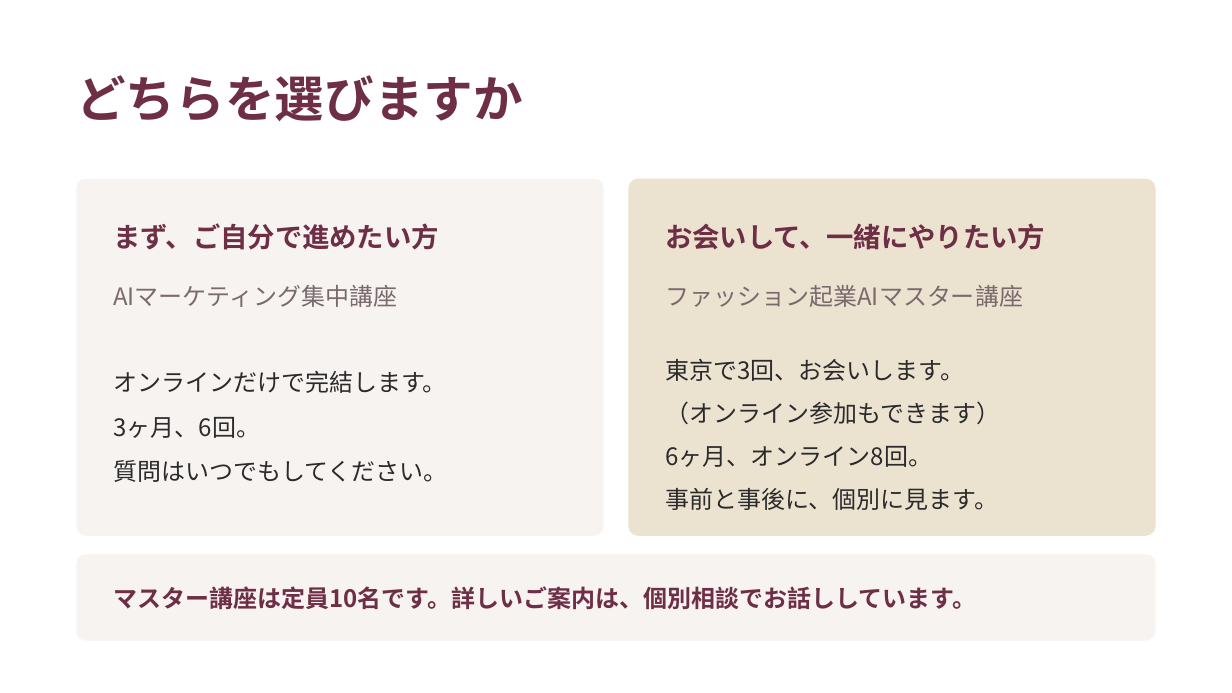
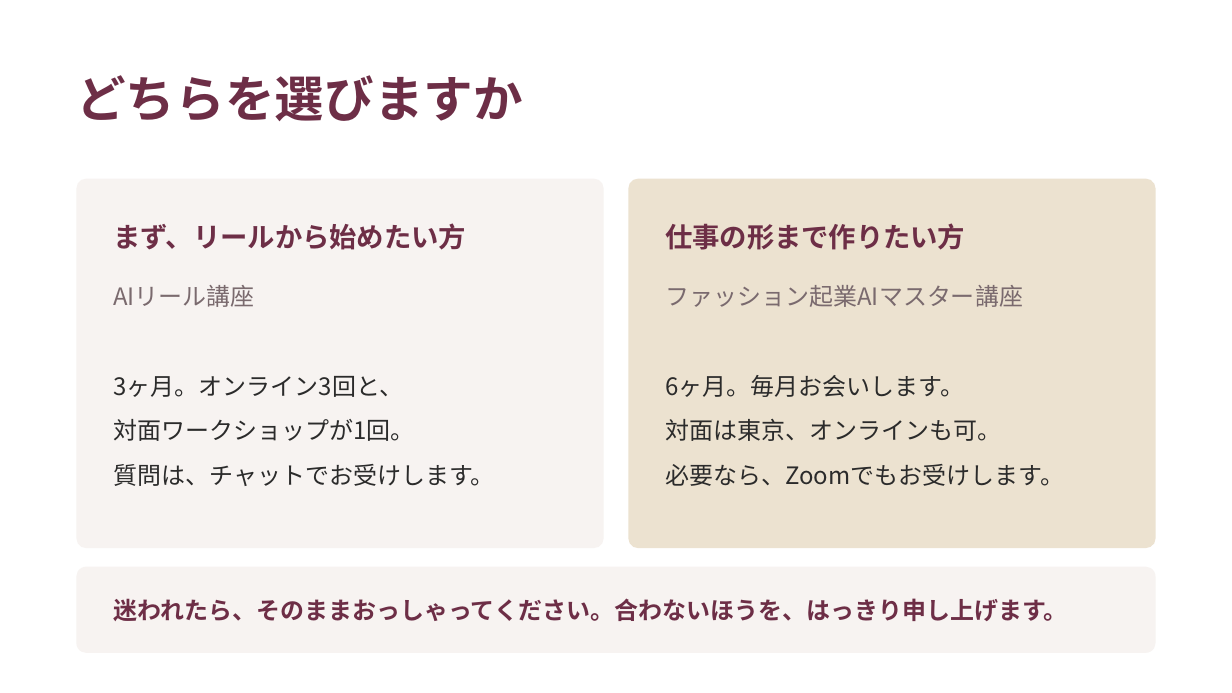
Before and after one commit to fashio17/potential-lamp, a slide deck: slide 22 of 運用/スライド/説明会_20260916.pptx. Drawn at 1232x693 pixels with LibreOffice and Linux fonts; fonts in the diff are those of the drawing. Boxes give left, top, right and bottom in pixels: in the first picture for what was removed or moved away, otherwise in the second. Text is boxed around its words. In the diff, an @@ line names an element or a change of style, - is before the commit and + after.

```diff
--- a/運用/スライド/説明会_20260916.pptx
+++ b/運用/スライド/説明会_20260916.pptx
@@ rounded rectangle: place and size @@
-rounded rectangle at <box>76,179,604,536</box>
+rounded rectangle at <box>76,179,604,548</box>
@@ rounded rectangle at <box>76,179,604,548</box>: proportions changed @@
@@ rounded rectangle at <box>628,179,1156,548</box>: proportions changed @@
@@ rounded rectangle: place and size @@
-rounded rectangle at <box>628,179,1156,536</box>
+rounded rectangle at <box>628,179,1156,548</box>
@@ text at <box>113,223,466,250</box>: text changed @@
-まず、ご自分で進めたい方
+まず、リールから始めたい方
@@ text at <box>665,223,965,250</box>: text changed @@
-お会いして、一緒にやりたい方
+仕事の形まで作りたい方
@@ text at <box>113,285,255,307</box>: text changed @@
-AIマーケティング集中講座
+AIリール講座
@@ text at <box>113,376,494,486</box>: text changed @@
-オンラインだけで完結します。
-3ヶ月、6回。
-質問はいつでもしてください。
+3ヶ月。オンライン3回と、
+対面ワークショップが1回。
+質問は、チャットでお受けします。
@@ text at <box>665,375,1064,486</box>: text changed @@
-東京で3回、お会いします。
-（オンライン参加もできます）
-6ヶ月、オンライン8回。
-事前と事後に、個別に見ます。
+6ヶ月。毎月お会いします。
+対面は東京、オンラインも可。
+必要なら、Zoomでもお受けします。
@@ rounded rectangle: place and size @@
-rounded rectangle at <box>76,554,1156,641</box>
+rounded rectangle at <box>76,567,1156,653</box>
@@ text at <box>113,598,1067,621</box>: text changed @@
-マスター講座は定員10名です。詳しいご案内は、個別相談でお話ししています。
+迷われたら、そのままおっしゃってください。合わないほうを、はっきり申し上げます。
```
Also in this commit, not shown: 5 other slides changed, 3 other files.
